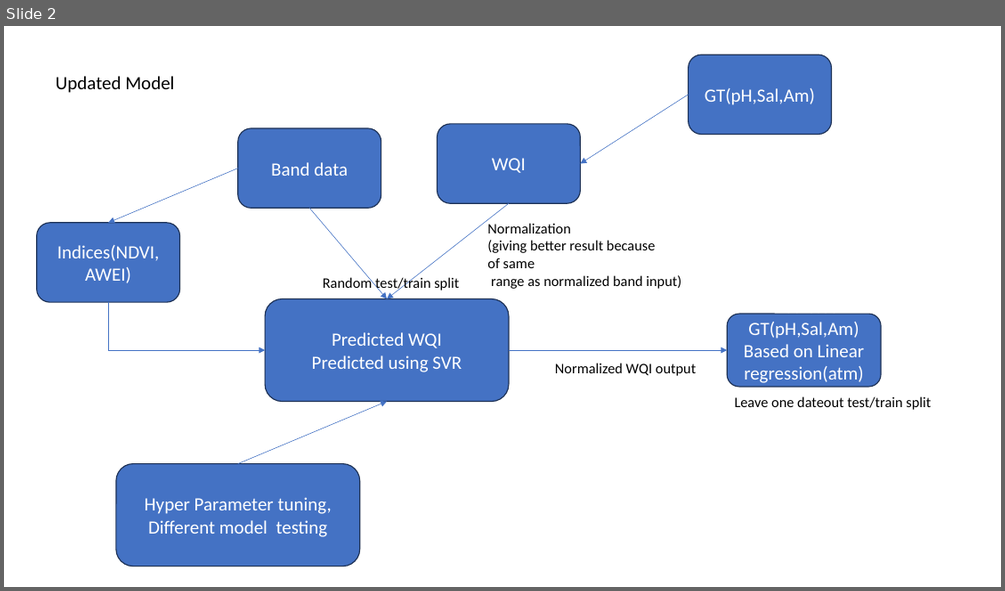
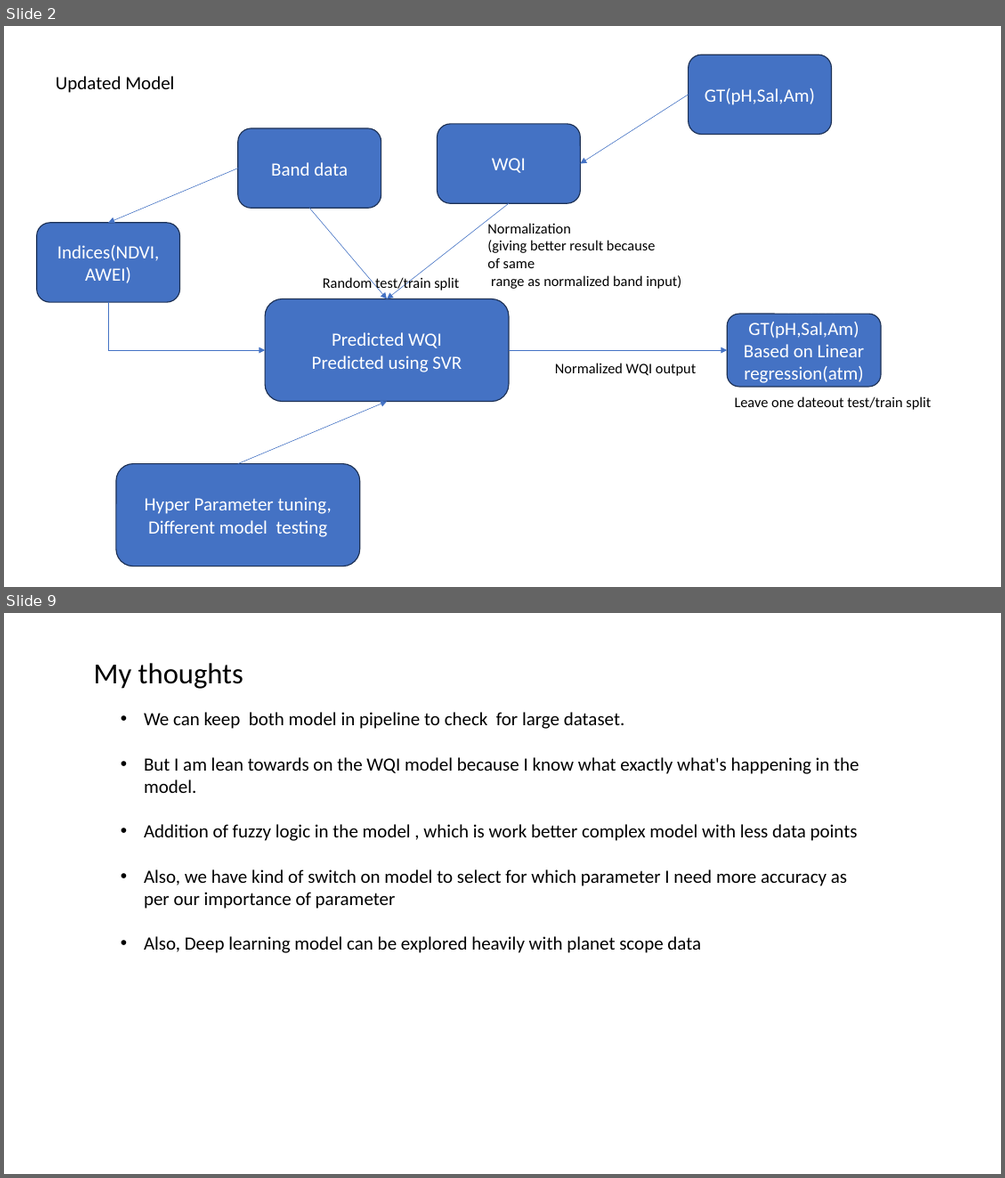
Before and after one commit to RohitPingale/DailyWorkAtCompany, a slide deck: Documents/Presentation1.pptx. Shown one above the other, each under a label of ours: slide 2 before the commit, slides 2 and 9 after it; the slides between them are not shown. The pictures are 1005x591 and 1005x1178 pixels, drawn with LibreOffice and Linux fonts; fonts in the diff are those of the drawing. Boxes give left, top, right and bottom in pixels: in the first picture for what was removed or moved away, otherwise in the second. Text is boxed around its words. In the diff, an @@ line names an element or a change of style, - is before the commit and + after.

```diff
--- a/Documents/Presentation1.pptx
+++ b/Documents/Presentation1.pptx
@@ slide 9 added at (4,613,1001,1174), background #FFFFFF @@
@@ text added at (94,663,243,689), 28 pt, text #000000 @@
+My thoughts
@@ text added at (144,712,858,953), 18 pt, text #000000 @@
+• We can keep both model in pipeline to check for large dataset.
+• But I am lean towards on the WQI model because I know what exactly what's happening in the model.
+• Addition of fuzzy logic in the model , which is work better complex model with less data points
+• Also, we have kind of switch on model to select for which parameter I need more accuracy as per our importance of parameter
+• Also, Deep learning model can be explored heavily with planet scope data
```
Also in this commit, not shown: 6 other slides added, 3 other files.
